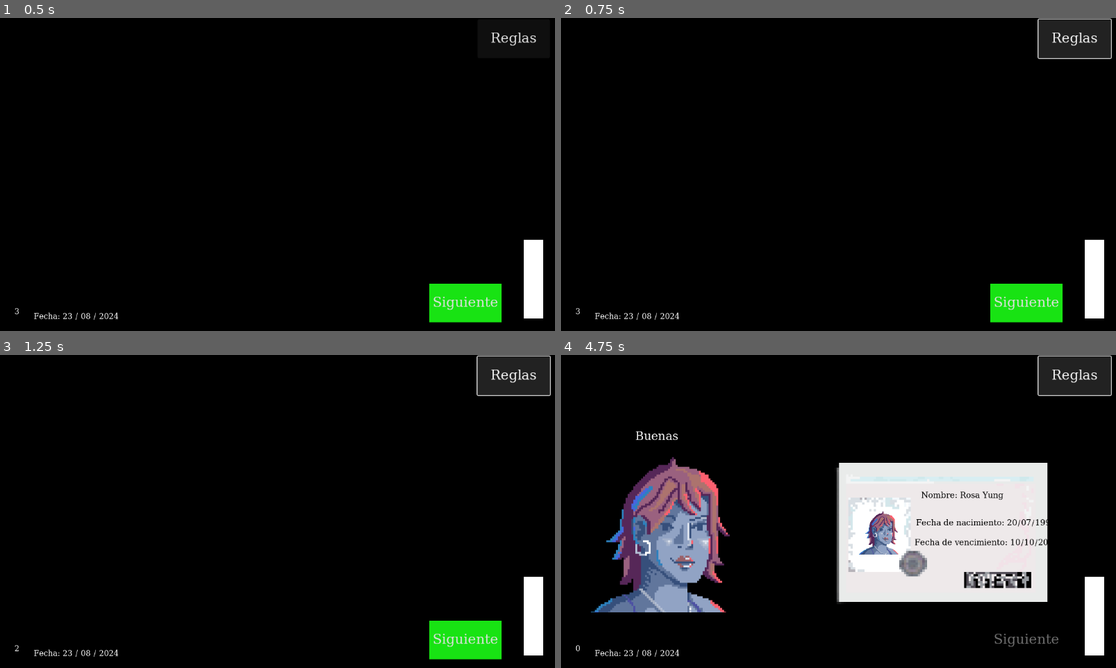
Above: before the commit, frames 1-4 (two rows, left to right).
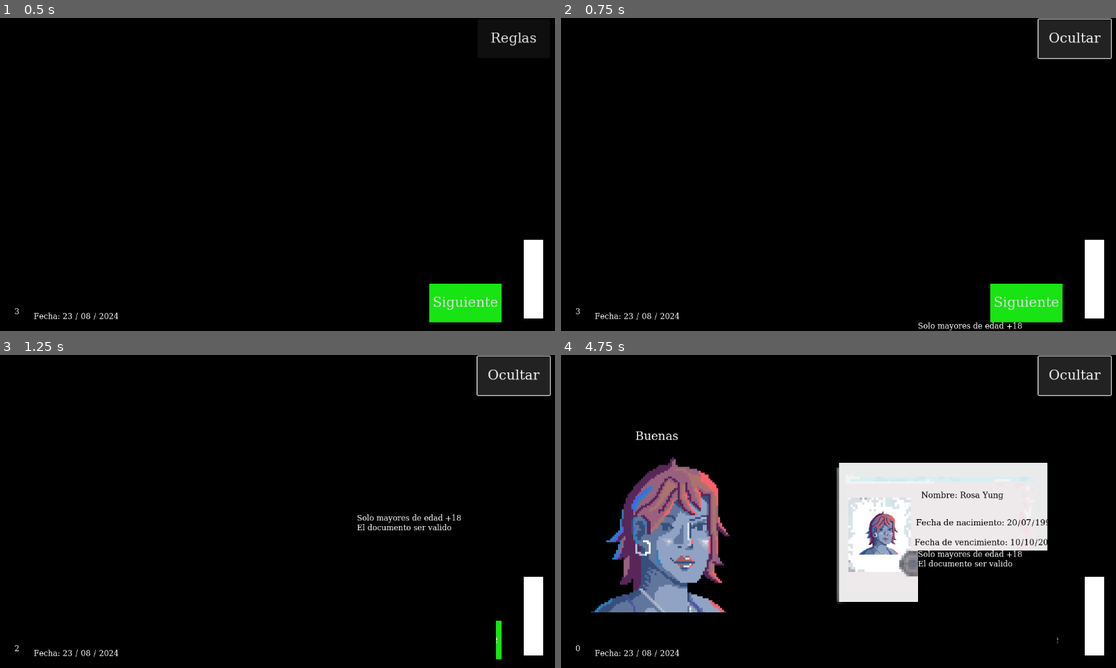
Above: after the commit, the same moments.

Repository: joacoague15/dni-en-mano
Game: Godot game, scene res://main_scene.tscn
Two runs of this game, one before a commit and one after it. Both use one fixed random seed, a clock stepped at 60 frames per second and the inputs below.
Inputs:
- Up to frame 1 (0.5 s): no input
- Up to frame 2 (0.75 s): click "Reglas" at 0.5 s
- Up to frame 3 (1.25 s): no input
- Up to frame 4 (4.75 s): click "Reglas" (after the commit: "Ocultar") at 1.25 s; click "Siguiente" at 2 s; click "Ocultar" (after the commit: "Reglas") at 2.75 s; click "Reglas" (after the commit: "Ocultar") at 3.5 s; click "Ocultar" (after the commit: "Reglas") at 4.25 s

Frame 1 is identical in both runs. In frame 2, 0.4% of the frame differs, in the area x 64-98%, y 4-100%; in frame 3, 2.0%; in frame 4, 4.0%, in the area x 64-98%, y 4-94%.

Commit message:
Rule animation improved

Diff:
--- a/character_random_selector.gd
+++ b/character_random_selector.gd
@@ -38,6 +38,8 @@
 var incorrect_characters = 0
 
 var selected_person
+
+var rules_transitioning = false
 
 func _ready():
 	Input.set_custom_mouse_cursor(custom_cursor, 0, Vector2(64, 64))
@@ -100,13 +102,15 @@
 	rules_label.text = rules_text
 
 func _on_show_rules_button_pressed():
-	rules_label.visible = not rules_label.visible
-	if rules_label.visible:
-		rules_label_animation_player.play("rules_appear")
-		show_rules_button.text = "Ocultar"
-	else:
-		show_rules_button.text = "Reglas"
-		rules_label_animation_player.play("rules_disappear")
+	if rules_transitioning == false:
+		if show_rules_button.text == "Reglas":
+			rules_label_animation_player.play("rules_appear")
+			show_rules_button.text = "Ocultar"
+			rules_transitioning = true
+		else:
+			show_rules_button.text = "Reglas"
+			rules_label_animation_player.play("rules_disappear")
+			rules_transitioning = true
 
 func handle_vertical_bar_change(correct_choice):
 	if correct_choice:
@@ -148,3 +152,7 @@
 
 func _on_reject_button_mouse_exited():
 	Input.set_custom_mouse_cursor(custom_cursor, 0, Vector2(64, 64))
+
+func _on_rules_animation_player_animation_finished(animation_name):
+	if animation_name == "rules_appear" or animation_name == "rules_disappear":
+		rules_transitioning = false
--- a/main_scene.tscn
+++ b/main_scene.tscn
@@ -497,6 +497,7 @@
 [connection signal="animation_started" from="CharacterSprite/AnimationPlayer" to="." method="_on_animation_player_animation_started"]
 [connection signal="pressed" from="ShowRulesButton" to="." method="_on_show_rules_button_pressed"]
 [connection signal="pressed" from="NextButton" to="." method="_on_next_button_pressed"]
+[connection signal="animation_finished" from="RulesLabel/RulesAnimationPlayer" to="." method="_on_rules_animation_player_animation_finished"]
 [connection signal="mouse_entered" from="AcceptButton" to="." method="_on_accept_button_mouse_entered"]
 [connection signal="mouse_exited" from="AcceptButton" to="." method="_on_accept_button_mouse_exited"]
 [connection signal="pressed" from="AcceptButton" to="." method="_on_accept_button_pressed"]
